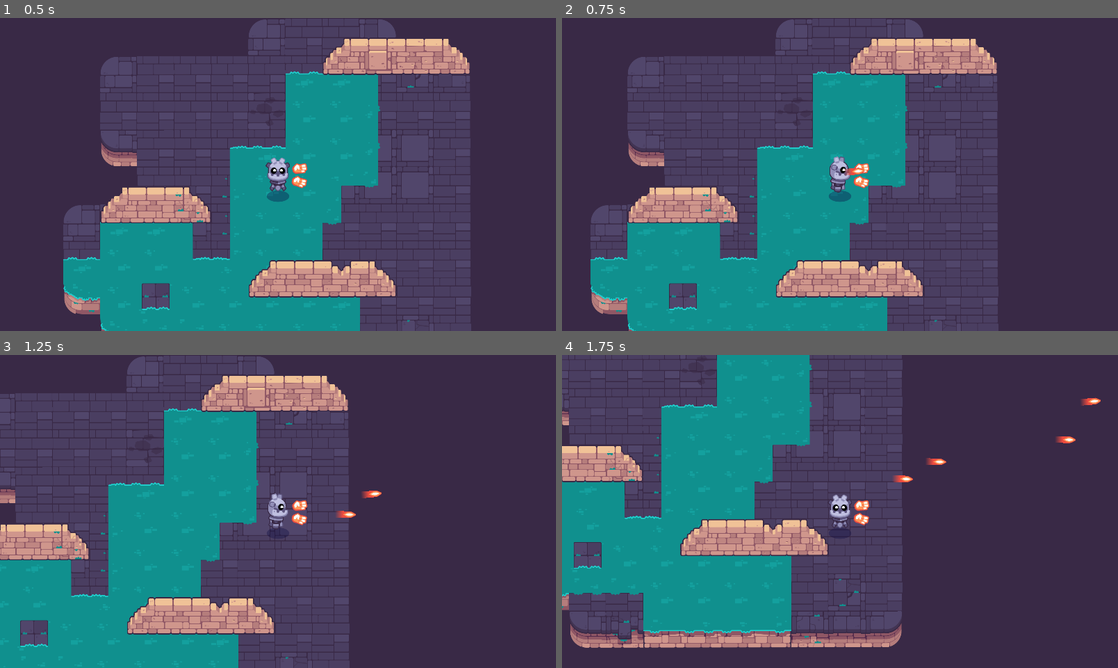
Above: before the commit, frames 1-4 (two rows, left to right).
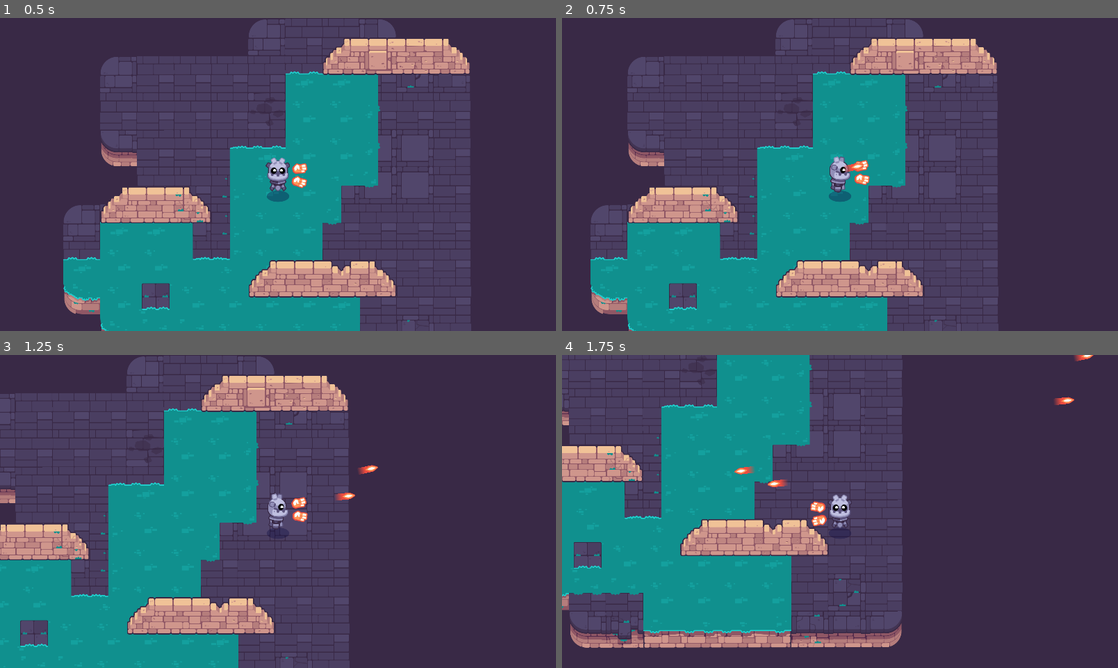
Above: after the commit, the same moments.

Repository: yaliu10/Path-of-Sorcerers-Game
Game: Godot game, scene res://Lessons/test_scene.tscn
Same seed, same stepped clock (60 frames per second), same inputs: the game is played once before the commit and once after it. The project has no main scene, so this scene is started directly.
Inputs (mouse positions are in pixels of both pictures, inside the frame that each line leads up to):
- Up to frame 1 (0.5 s): no input
- Up to frame 2 (0.75 s): tap Enter at 0.5 s; move the mouse to (962, 158) at 0.52 s; hold Right (move_right) from 0.53 s (still down); click (962, 158) at 0.6 s
- Up to frame 3 (1.25 s): keep holding Right (move_right); tap Space at 0.77 s
- Up to frame 4 (1.75 s): move the mouse to (728, 527) at 1.27 s; release Right (move_right) at 1.28 s; hold Down (move_down) from 1.28 s (still down); tap Z at 1.35 s; click (728, 527) at 1.42 s; tap Space at 1.52 s

Frame 1 is identical in both runs. In frame 2, 0.2% of the frame differs, in the area x 50-56%, y 45-55%; in frame 3, 0.5%; in frame 4, 0.8%, in the area x 31-97%, y 0-55%.
Error before the commit: Parse Error: Expected end of statement after expression, found ":" instead. (res://Lessons/weapon_pivot.gd:16)

Commit message:
M10L7 complete

Diff:
--- a/M10.twin_stick_workbook/Lessons/weapon_pivot.gd
+++ b/M10.twin_stick_workbook/Lessons/weapon_pivot.gd
@@ -1,18 +1,17 @@
 extends Node2D
 
-var input_trigged := false
+var is_using_gamepad := false
 
-# Called when the node enters the scene tree for the first time.
-func _ready() -> void:
-	pass # Replace with function body.
-
+@onready var weapon_anchor: Marker2D = %WeaponAnchor
 
 # Called every frame. 'delta' is the elapsed time since the previous frame.
 func _process(delta: float) -> void:
-	var direction := Vector2.ZERO
-	if input_trigged:
-		direction = global_position.direction_to(get_global_mouse_position())
-	else:
-		direction := Input.get_vector("move_down", "move_left", "move_right", "move_up")
-	if direction.length() > 0.1:
-		rotation = input_action.angle()
+	var cursor_position = get_global_mouse_position()
+	var rotation_angle = global_position.angle_to_point(cursor_position)
+	rotation = rotation_angle
+
+func _unhandled_input(event: InputEvent) -> void:
+	if event is InputEventMouseMotion or event is InputEventKey:
+		is_using_gamepad = false
+	elif event is InputEventJoypadButton or event is InputEventJoypadMotion:
+		is_using_gamepad = true
